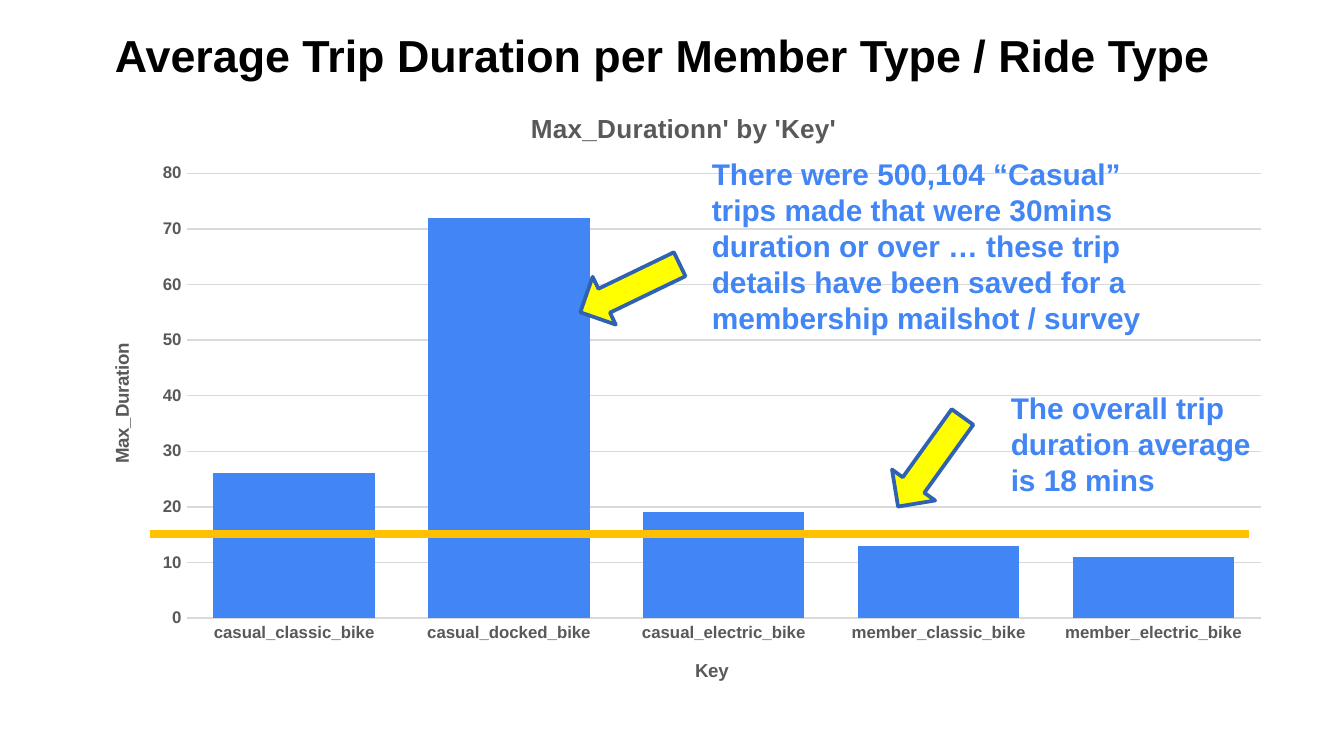
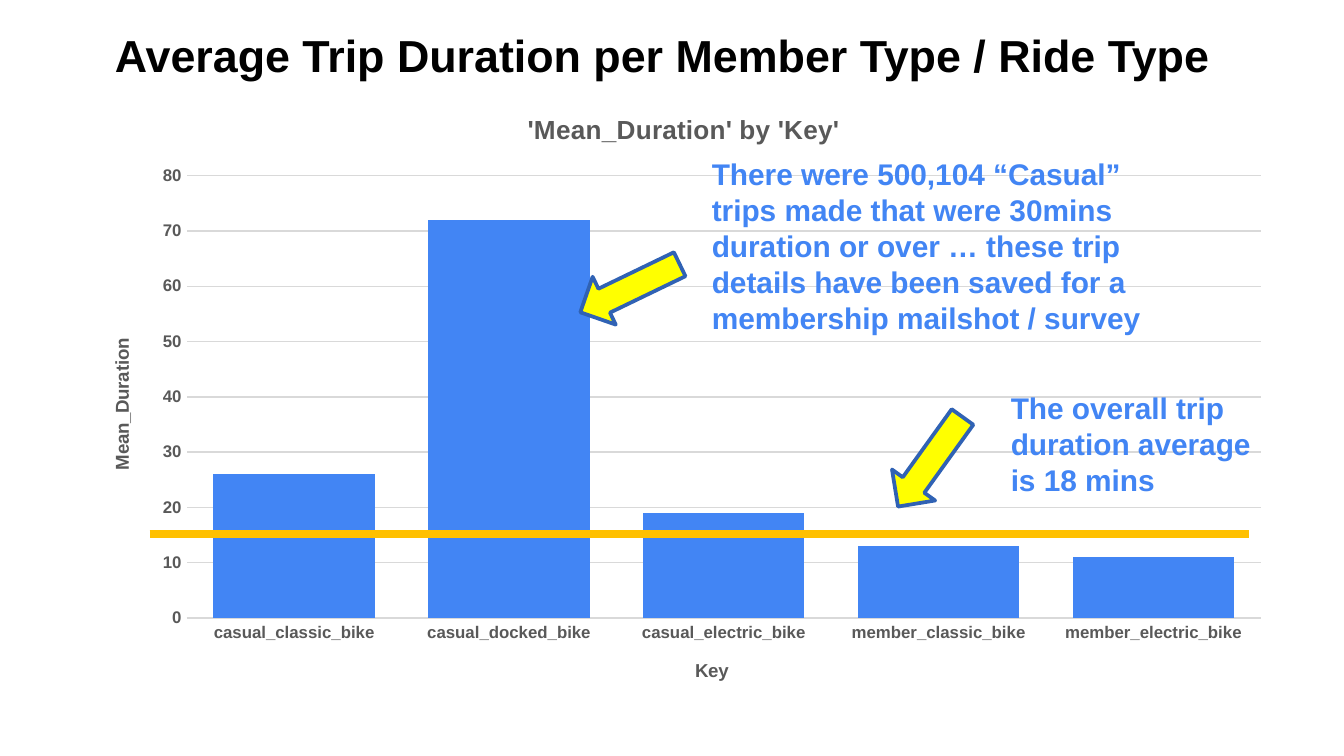
Before and after one commit to GitH2018/CC_DataAnalysis_Cyclistic.github.io, a slide deck: slide 22 of Data Analysis - Bike Trips_Readonly.ppsx. Drawn at 1344x756 pixels with LibreOffice and Linux fonts; fonts in the diff are those of the drawing. Boxes give left, top, right and bottom in pixels: in the first picture for what was removed or moved away, otherwise in the second. Text is boxed around its words. In the diff, an @@ line names an element or a change of style, - is before the commit and + after.

```diff
--- a/Data Analysis - Bike Trips_Readonly.ppsx
+++ b/Data Analysis - Bike Trips_Readonly.ppsx
@@ column chart at (82,89,1284,710) @@
@@ title "Max_Durationn' by 'Key' " to "'Mean_Duration' by 'Key' " @@
@@ value axis title "Max_Duration " to "Mean_Duration " @@
```
Also in this commit, not shown: 11 other slides changed.
